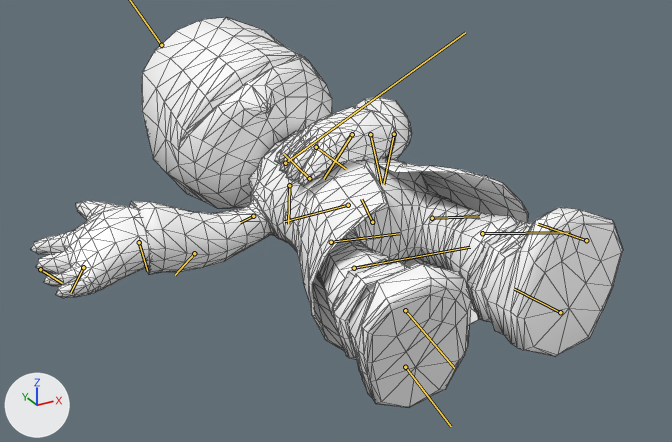
Before and after pictures for a commit that changed the FBX model Assets/TerrainV1Assets/Character/PutteTheArcanist/PutteTheArcanist.fbx.
Before and after are seen from a camera (50 mm lens) standing at (-0.0153, -0.0194, 0.0148) and looking at (-0.0009, 0.0068, 0.0017). Arrows for +X, +Y and +Z are at lower left; the lights stay in place. Both versions are drawn at frame 161 of the action 'Take 001'; the numbers are the values there. The bones that bend it are drawn over the model as lines. Mesh edges are drawn as thin lines.
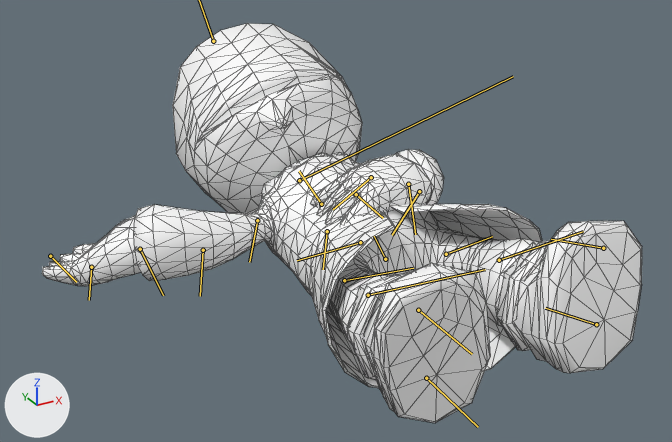
What the commit changed:
Bone 'v17Animating:PantsBaseV1:joint1' (bone_v17animating_pantsbasev1_joint1) moves from (0.19, -0.555, -0.581) to (0.224, -0.652, -0.489).
Bone 'v17Animating:PantsBaseV1:joint1' (bone_v17animating_pantsbasev1_joint1) turns from (-88, -19, 19) to (-91, -19, 20) degrees about its own x, y and z.
Bone 'v17Animating:PantsBaseV1:joint2' (bone_v17animating_pantsbasev1_joint2) turns from (-13, 0, -4) to (-1, -6, 0) degrees about its own x, y and z.
Bone 'v17Animating:PantsBaseV1:joint6' (bone_v17animating_pantsbasev1_joint6) turns from (0, 2, 0) to (-1, -7, 0) degrees about its own x, y and z.
Bone 'v17Animating:PantsBaseV1:joint10' (bone_v17animating_pantsbasev1_joint10) turns from (-1, 0, 2) to (-2, -10, 2) degrees about its own x, y and z.
Bone 'v17Animating:PantsBaseV1:joint11' (bone_v17animating_pantsbasev1_joint11) turns from (-12, -23, -6) to (-11, -2, -5) degrees about its own x, y and z.
Bone 'v17Animating:PantsBaseV1:joint12' (bone_v17animating_pantsbasev1_joint12) turns from (43, 16, 14) to (89, 5, 3) degrees about its own x, y and z.
Bone 'v17Animating:PantsBaseV1:joint13' (bone_v17animating_pantsbasev1_joint13) turns from (18, 23, -16) to (20, 20, -1) degrees about its own x, y and z.
Bone 'v17Animating:PantsBaseV1:joint14' (bone_v17animating_pantsbasev1_joint14) turns from (9, -20, 29) to (18, 25, 36) degrees about its own x, y and z.
Bone 'v17Animating:PantsBaseV1:joint19' (bone_v17animating_pantsbasev1_joint19) turns from (-32, 41, -25) to (-48, 34, -44) degrees about its own x, y and z.
Bone 'v17Animating:PantsBaseV1:joint22' (bone_v17animating_pantsbasev1_joint22) turns from (0, 9, 5) to (-19, 2, 9) degrees about its own x, y and z.

Pixel boxes [x1, y1, x2, y2] of what changed, in the pictures (672 x 442 px):
'polySurface34', posed
    before: [30, 18, 623, 408]
    after: [42, 23, 642, 423]
bone 'v17Animating:PantsBaseV1:joint1', root to tip
    before: (372, 222) to (361, 199)
    after: (385, 259) to (374, 236)
bone 'v17Animating:PantsBaseV1:joint2', root to tip
    before: (432, 218) to (479, 216)
    after: (446, 254) to (492, 236)
bone 'v17Animating:PantsBaseV1:joint6', root to tip
    before: (331, 242) to (399, 233)
    after: (344, 280) to (413, 268)
bone 'v17Animating:PantsBaseV1:joint10', root to tip
    before: (348, 205) to (284, 221)
    after: (360, 242) to (297, 260)
bone 'v17Animating:PantsBaseV1:joint11', root to tip
    before: (309, 178) to (283, 153)
    after: (321, 204) to (299, 171)
bone 'v17Animating:PantsBaseV1:joint12', root to tip
    before: (253, 216) to (240, 222)
    after: (257, 220) to (249, 262)
bone 'v17Animating:PantsBaseV1:joint13', root to tip
    before: (194, 253) to (175, 275)
    after: (203, 250) to (200, 296)
bone 'v17Animating:PantsBaseV1:joint14', root to tip
    before: (139, 242) to (147, 271)
    after: (140, 249) to (163, 295)
bone 'v17Animating:PantsBaseV1:joint19', root to tip
    before: (370, 134) to (381, 184)
    after: (408, 184) to (415, 234)
bone 'v17Animating:PantsBaseV1:joint22', root to tip
    before: (285, 163) to (465, 32)
    after: (299, 180) to (513, 76)
